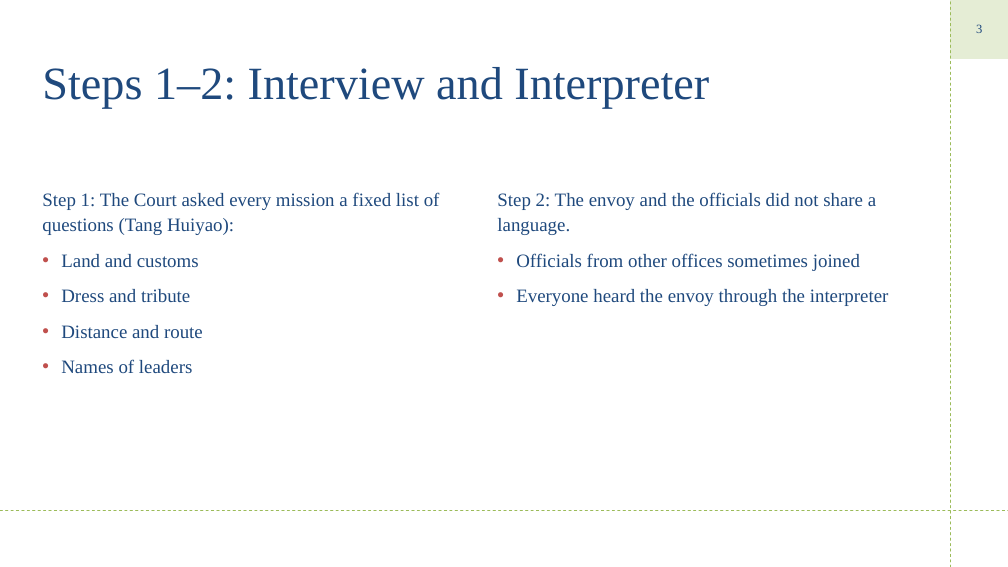
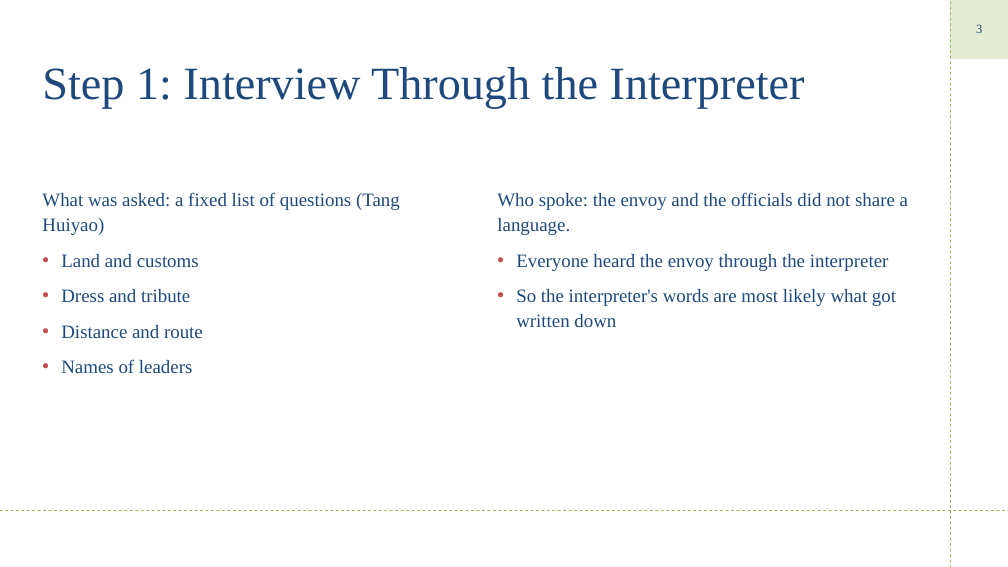
Before and after one commit to WuYusen825/me, a slide deck: slide 3 of Speaker2_slides.pptx. Drawn at 1008x567 pixels with LibreOffice and Linux fonts; fonts in the diff are those of the drawing. Boxes give left, top, right and bottom in pixels: in the first picture for what was removed or moved away, otherwise in the second. Text is boxed around its words. In the diff, an @@ line names an element or a change of style, - is before the commit and + after.

```diff
--- a/Speaker2_slides.pptx
+++ b/Speaker2_slides.pptx
@@ title at (42, 67, 805, 109): text changed @@
-Steps 1–2: Interview and Interpreter
+Step 1: Interview Through the Interpreter
@@ text at (42, 192, 400, 235): text changed @@
-Step 1: The Court asked every mission a fixed list of questions (Tang Huiyao):
+What was asked: a fixed list of questions (Tang Huiyao)
@@ text at (497, 192, 908, 235): text changed @@
-Step 2: The envoy and the officials did not share a language.
-  • Officials from other offices sometimes joined
+Who spoke: the envoy and the officials did not share a language.
@@ text at (516, 289, 896, 327): paragraph added @@
+  • So the interpreter's words are most likely what got written down
```
Also in this commit, not shown: 2 other slides changed, 1 other file.
